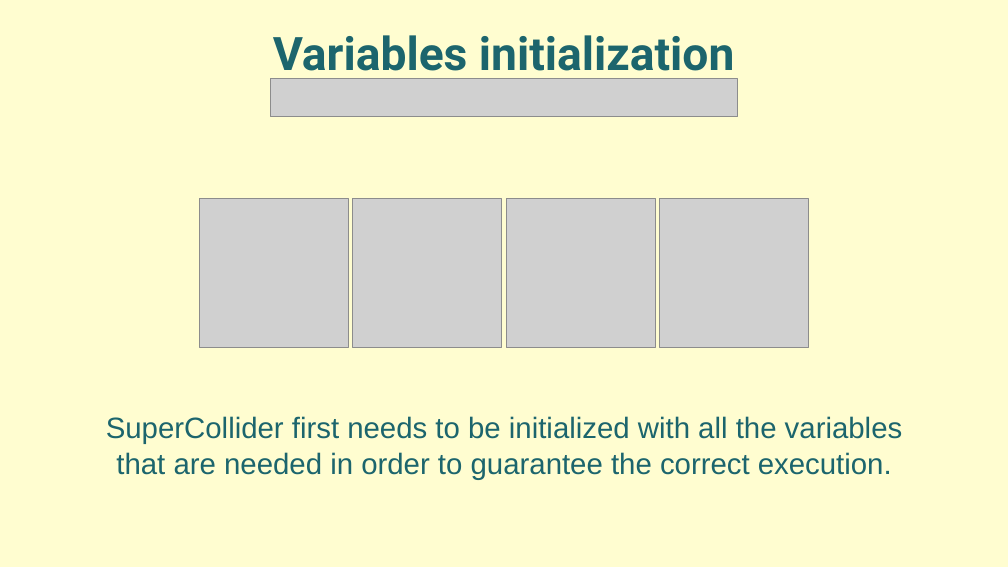
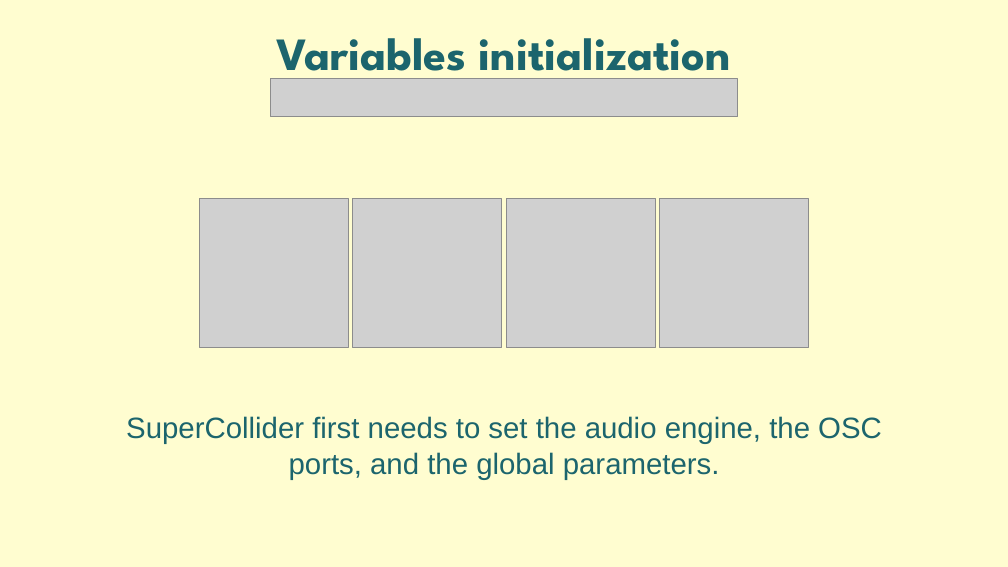
Before and after one commit to Ciorpy/G.A.I.A.-CMLS-2025, a slide deck: slide 12 of GAIA.pptx. Drawn at 1008x567 pixels with LibreOffice and Linux fonts; fonts in the diff are those of the drawing; grey boxes stand for pictures. Boxes give left, top, right and bottom in pixels: in the first picture for what was removed or moved away, otherwise in the second. Text is boxed around its words. In the diff, an @@ line names an element or a change of style, - is before the commit and + after.

```diff
--- a/GAIA.pptx
+++ b/GAIA.pptx
@@ text "Variables initialization" at [276, 38, 731, 84]: font Roboto to League Spartan @@
@@ text at [126, 416, 882, 480]: text changed @@
-SuperCollider first needs to be initialized with all the variables that are needed in order to guarantee the correct execution.
+SuperCollider first needs to set the audio engine, the OSC ports, and the global parameters.
```
Also in this commit, not shown: 29 other slides changed.
